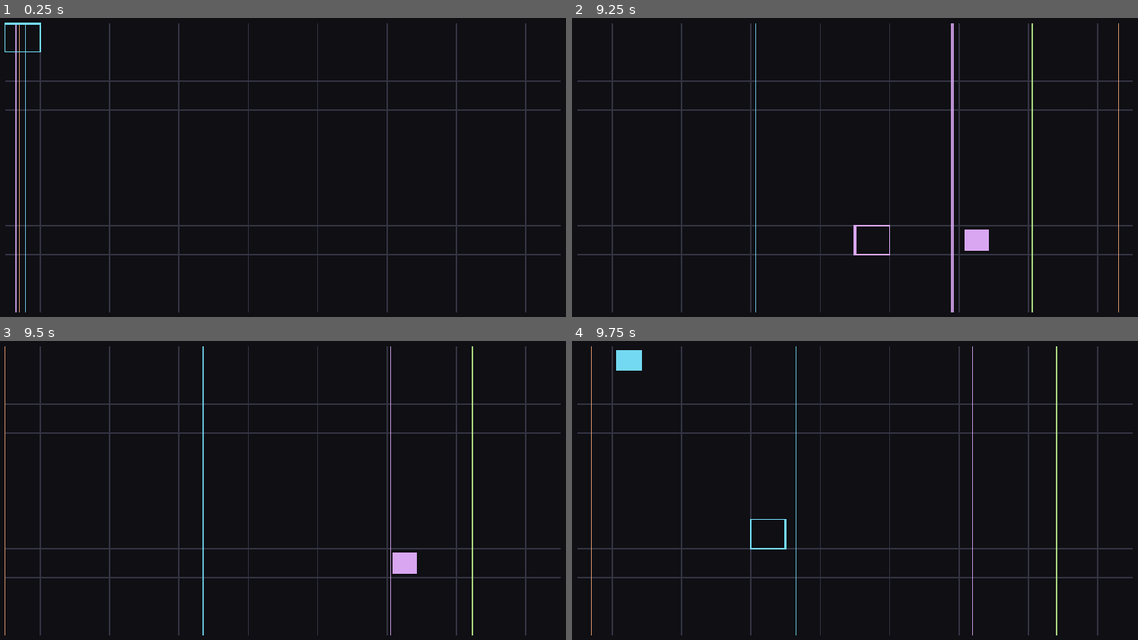
Above: before the commit, frames 1-4 (two rows, left to right).
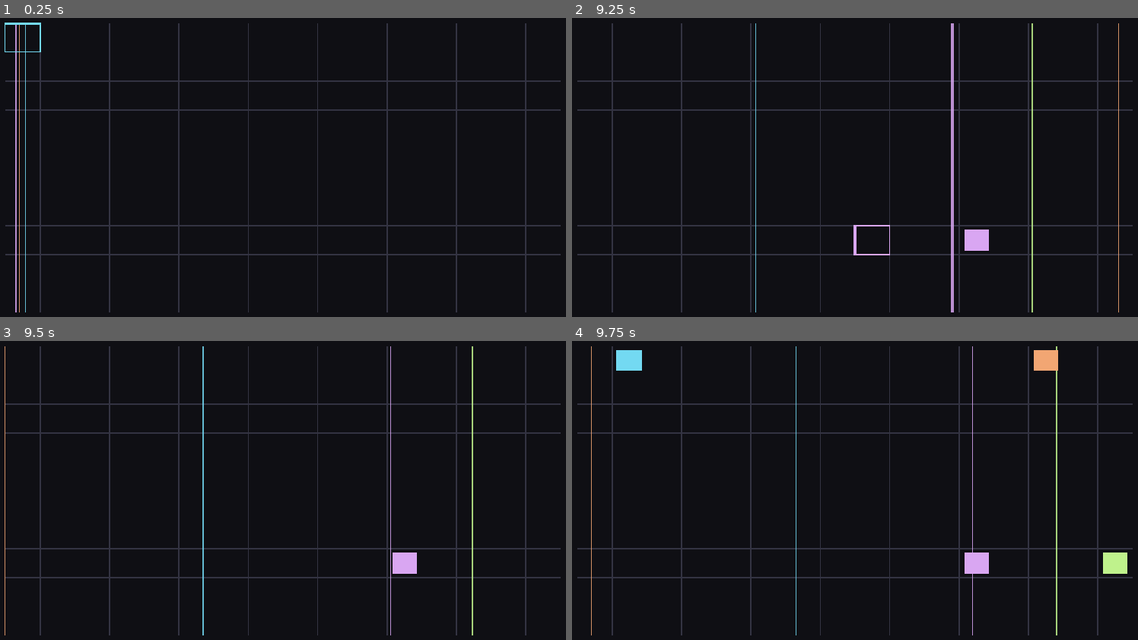
Above: after the commit, the same moments.

Repository: maximorales36-png/Sono-Arcumai
Game: Godot game, scene res://scenes/main.tscn
The game is run twice, just before and just after one commit, with the same random seed, the same clock (stepped at 60 frames per second) and the same inputs.
Inputs:
- Up to frame 1 (0.25 s): no input
- Up to frame 2 (9.25 s): tap Enter at 0.5, 2.75 s; hold D (move_right) 0.53-1.28 s; tap H (btn1) at 0.6, 5.85 s; tap Space at 0.77, 1.25, 1.52, 3.02, 3.77, 4.52, 6.02, 6.77, 7.52, 8, 9.02 s; hold S (move_down) 1.28-2.03 s; tap J (btn2) at 1.35, 6.6 s; hold D (move_right) 2.03-2.78 s; tap K (btn3) at 2.1, 7.35 s; hold W (move_up) 2.78-3.53 s; tap L (btn4) at 2.85, 8.1 s; hold A (move_left) 3.53-5.03 s; tap Ctrl at 3.6, 8.85 s; tap Alt at 4.35 s; hold S (move_down) 5.03-5.78 s; tap Shift at 5.1 s; hold D (move_right) 5.78-6.53 s; hold W (move_up) 6.53-7.28 s; hold D (move_right) 7.28-8.03 s; hold S (move_down) 8.03-8.78 s; hold A (move_left) from 8.78 s (still down)
- Up to frame 3 (9.5 s): keep holding A (move_left)
- Up to frame 4 (9.75 s): release A (move_left) at 9.53 s; hold W (move_up) from 9.53 s (still down); tap Alt at 9.6 s

Frames 1-3 are identical in both runs. In frame 4, 1.0% of the frame differs, in the area x 31-99%, y 3-78%.

Commit message:
S3: vista de todas las capas despues de la ultima, solo para mirar

Diff:
--- a/scripts/controller.gd
+++ b/scripts/controller.gd
@@ -16,6 +16,12 @@
 
 
 func _process(_delta: float) -> void:
+	# En la vista de todas las capas solo responde B2: es una vista para mirar.
+	if state.show_all_layers:
+		if Input.is_action_just_pressed(Config.ACTION_BTN2):
+			_select_next_layer()
+		return
+
 	var now_msec := Time.get_ticks_msec()
 	_handle_direction(Config.ACTION_MOVE_UP, Vector2i(0, -1), now_msec)
 	_handle_direction(Config.ACTION_MOVE_DOWN, Vector2i(0, 1), now_msec)
@@ -59,8 +65,20 @@
 	])
 
 
-# Circular: después de la última capa vuelve a la primera.
+# Circular: capa 1 → 2 → 3 → 4 → vista de todas → capa 1.
 func _select_next_layer() -> void:
-	state.active_layer_index = (state.active_layer_index + 1) % Config.LAYER_COUNT
+	if state.show_all_layers:
+		state.show_all_layers = false
+		state.active_layer_index = 0
+		print("[controller] capa 1 de %d" % Config.LAYER_COUNT)
+		layer_changed.emit(state.active_layer_index)
+		return
+
+	if state.active_layer_index == Config.LAYER_COUNT - 1:
+		state.show_all_layers = true
+		print("[controller] vista de todas las capas (%d)" % Config.LAYER_COUNT)
+		return
+
+	state.active_layer_index += 1
 	print("[controller] capa %d de %d" % [state.active_layer_index + 1, Config.LAYER_COUNT])
 	layer_changed.emit(state.active_layer_index)
--- a/scripts/state.gd
+++ b/scripts/state.gd
@@ -5,6 +5,8 @@
 
 var layers: Array[Layer] = []
 var active_layer_index: int = 0
+# Vista de todas las capas a la vez: no hay capa activa y no se edita.
+var show_all_layers: bool = false
 var cursor_step: int = 0
 var cursor_row: int = 0
 
@@ -22,6 +24,10 @@
 
 
 func get_active_layer() -> Layer:
+	assert(
+		not show_all_layers,
+		"[state] no hay capa activa: se está mostrando la vista de todas las capas"
+	)
 	assert(
 		active_layer_index >= 0 and active_layer_index < layers.size(),
 		"[state] capa activa fuera de rango: %d" % active_layer_index
--- a/scripts/view.gd
+++ b/scripts/view.gd
@@ -62,6 +62,12 @@
 
 
 func _draw_sweep_lines(grid_rect: Rect2) -> void:
+	# En la vista de todas las capas todas las líneas valen lo mismo.
+	if state.show_all_layers:
+		for layer: int in Config.LAYER_COUNT:
+			_draw_sweep_line(layer, grid_rect, Config.SWEEP_LINE_WIDTH)
+		return
+
 	# Las inactivas primero y la activa al final, así la activa queda encima y más marcada.
 	for layer: int in Config.LAYER_COUNT:
 		if layer != state.active_layer_index:
@@ -83,16 +89,25 @@
 
 
 func _draw_notes(grid_rect: Rect2, cell_size: Vector2) -> void:
-	var layer_color: Color = Config.LAYER_COLORS[state.active_layer_index]
+	if state.show_all_layers:
+		for layer: int in Config.LAYER_COUNT:
+			_draw_layer_notes(layer, grid_rect, cell_size)
+		return
+	_draw_layer_notes(state.active_layer_index, grid_rect, cell_size)
+
+
+func _draw_layer_notes(layer: int, grid_rect: Rect2, cell_size: Vector2) -> void:
+	var layer_color: Color = Config.LAYER_COLORS[layer]
 	var note_size := cell_size * Config.NOTE_FILL_RATIO
 	var inset := (cell_size - note_size) * 0.5
-	for cell: Vector2i in state.get_active_layer().notes:
+	for cell: Vector2i in state.layers[layer].notes:
 		var cell_rect := _cell_rect(grid_rect, cell_size, cell.x, cell.y)
 		draw_rect(Rect2(cell_rect.position + inset, note_size), layer_color)
 
 
 func _draw_cursor(grid_rect: Rect2, cell_size: Vector2) -> void:
-	if not _cursor_visible():
+	# Sin capa activa no hay cursor.
+	if state.show_all_layers or not _cursor_visible():
 		return
 	var layer_color: Color = Config.LAYER_COLORS[state.active_layer_index]
 	var cursor_rect := _cell_rect(grid_rect, cell_size, state.cursor_step, state.cursor_row)
--- a/scripts/voice_pool.gd
+++ b/scripts/voice_pool.gd
@@ -40,7 +40,8 @@
 	for cell: Vector2i in state.layers[layer].notes:
 		if cell.x == step:
 			play_row(layer, cell.y)
-	if layer == state.active_layer_index and step == state.cursor_step:
+	# La nota fantasma no suena en la vista de todas las capas: no hay capa activa.
+	if not state.show_all_layers and layer == state.active_layer_index and step == state.cursor_step:
 		play_row(layer, state.cursor_row)
 
 
